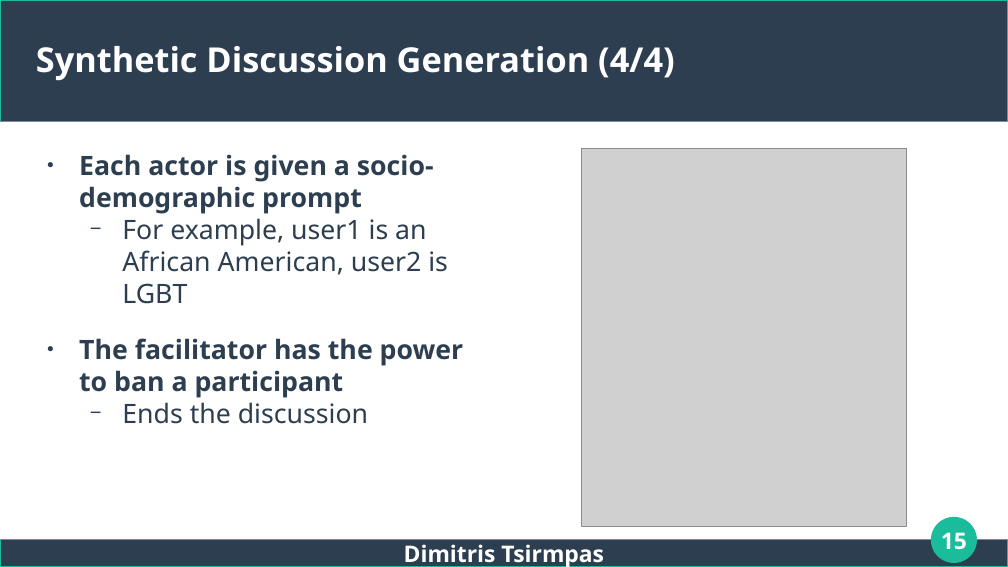
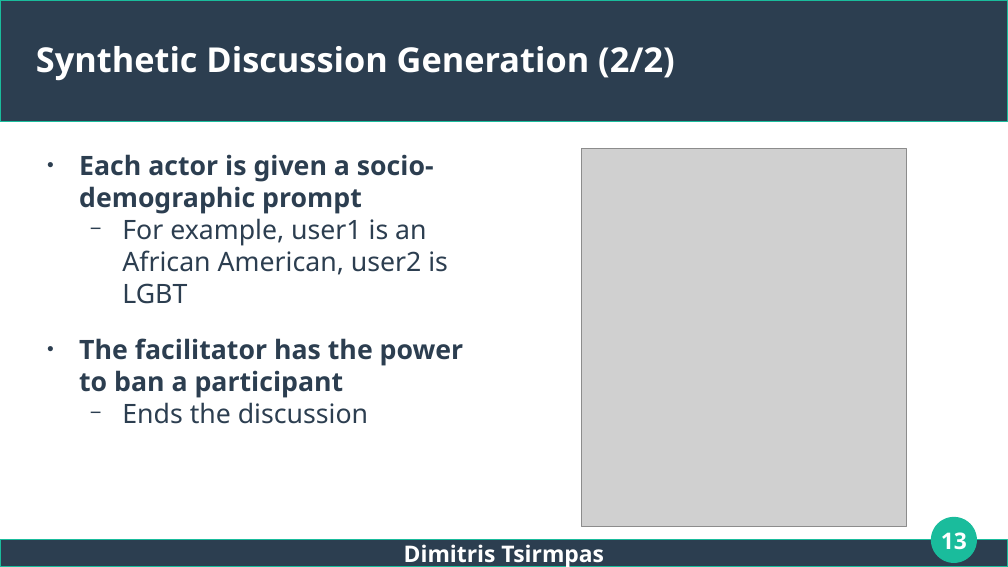
Before and after one commit to dimits-ts/llm_moderation_research, a slide deck: slide 13 of presentations/thesis.odp (slide 15 before the commit). Drawn at 1008x567 pixels with LibreOffice and Linux fonts; fonts in the diff are those of the drawing; grey boxes stand for pictures. Boxes give left, top, right and bottom in pixels: in the first picture for what was removed or moved away, otherwise in the second. Text is boxed around its words. In the diff, an @@ line names an element or a change of style, - is before the commit and + after.

```diff
--- a/presentations/thesis.odp
+++ b/presentations/thesis.odp
@@ title at (x1=36, y1=46, x2=675, y2=81): text changed @@
-Synthetic Discussion Generation (4/4)
+Synthetic Discussion Generation (2/2)
@@ page number at (x1=941, y1=532, x2=967, y2=550): text changed @@
-15
+13
```
Also in this commit, not shown: 13 other slides changed, 1 slide added, 7 slides removed, 8 other files.
